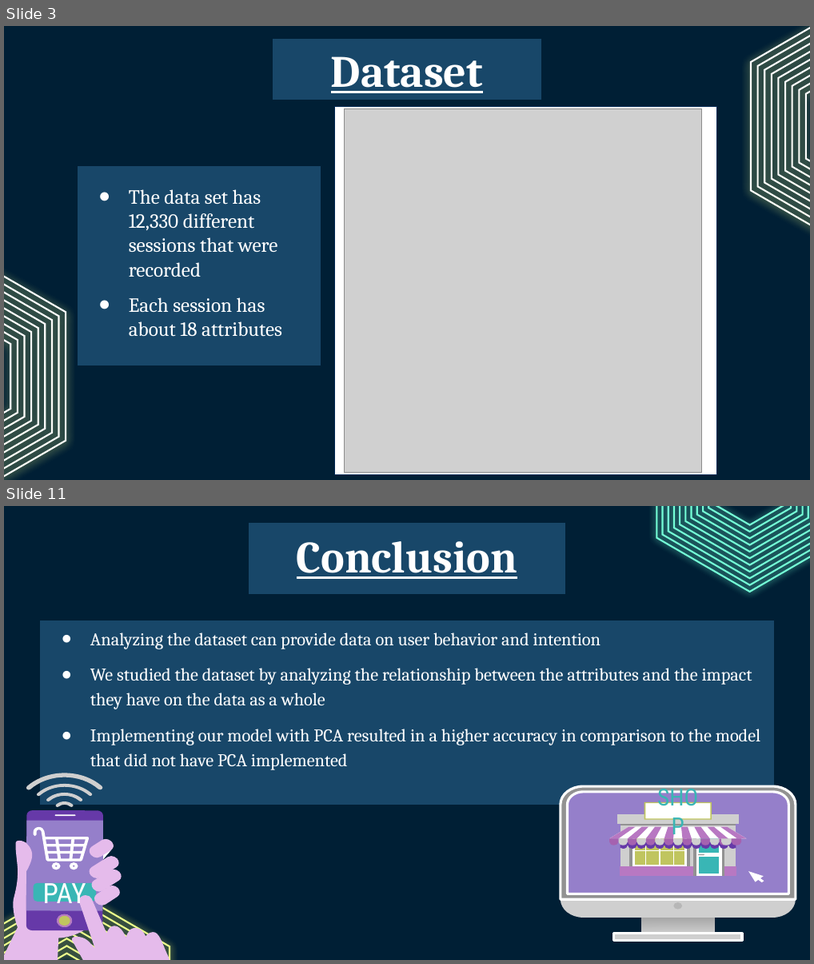
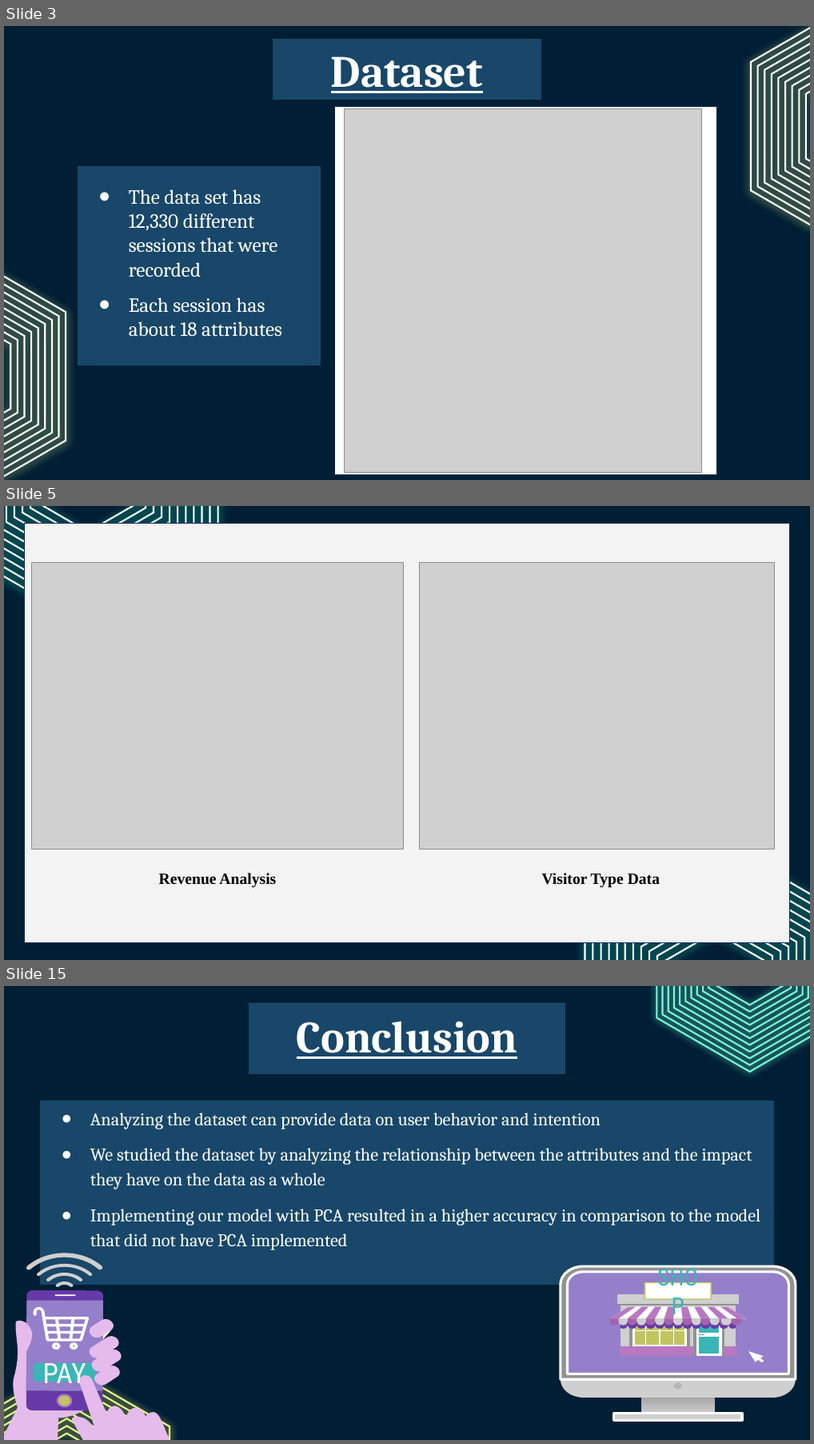
Before and after one commit to isaac-co/online-shopper-intention, a slide deck: CECS456_Group3_Online_Shoppers_Intention.pptx. Shown one above the other, each under a label of ours: slides 3 and 11 before the commit, slides 3, 5 and 15 after it; the slides between them are not shown. The pictures are 814x964 and 814x1444 pixels, drawn with LibreOffice and Linux fonts; fonts in the diff are those of the drawing; grey boxes stand for pictures. Boxes give left, top, right and bottom in pixels: in the first picture for what was removed or moved away, otherwise in the second. Text is boxed around its words. In the diff, an @@ line names an element or a change of style, - is before the commit and + after.

```diff
--- a/CECS456_Group3_Online_Shoppers_Intention.pptx
+++ b/CECS456_Group3_Online_Shoppers_Intention.pptx
@@ slide 5 added at [4,506,810,960], background #001F35 @@
@@ rectangle added at [24,524,790,942], fill #F3F3F3, outline #012853 0.75 pt @@
@@ group added at [4,506,218,624]: 11 freeform shapes @@
@@ picture added at [32,563,404,848] @@
@@ picture added at [420,563,776,848] @@
@@ text added at [159,872,276,888], 14 pt, text #000000, bold @@
+Revenue Analysis
@@ text added at [542,872,660,888], 14 pt, text #000000, bold @@
+Visitor Type Data
@@ group added at [586,838,810,960]: 11 freeform shapes @@
@@ what was slide 11 is now slide 15 @@
```
Also in this commit, not shown: 6 slides changed, 4 other slides added, 1 slide removed, 1 other file.
